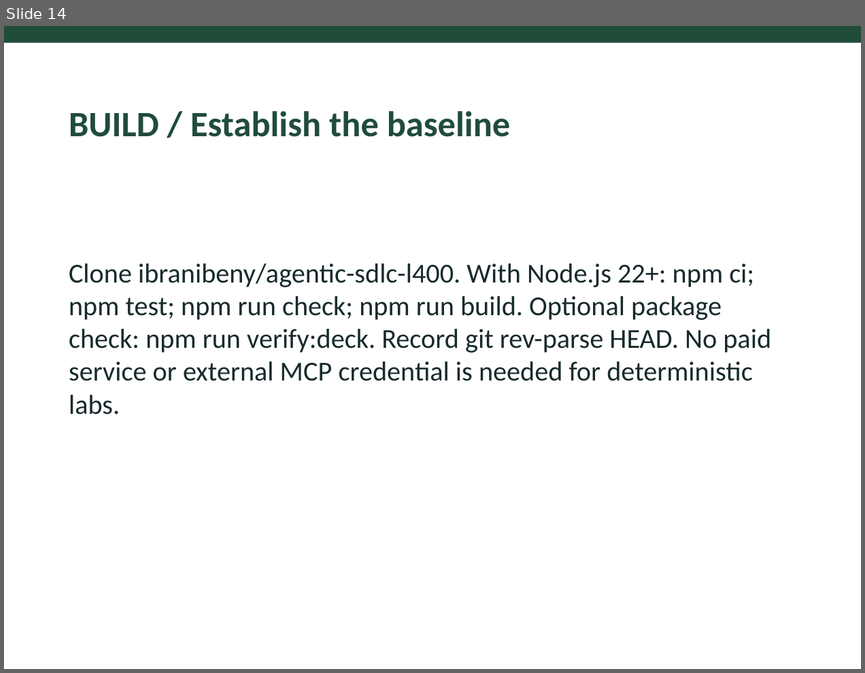
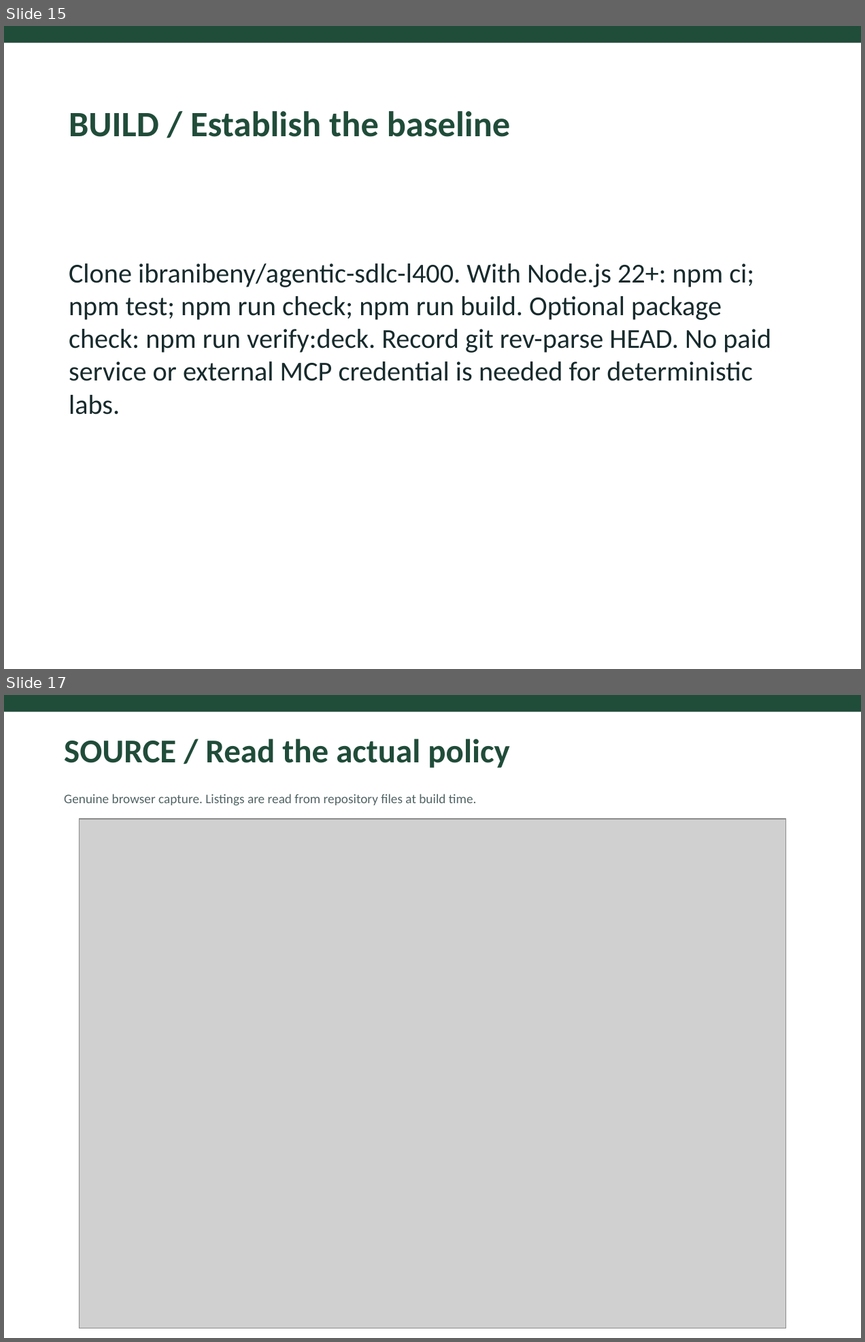
Before and after one commit to ibranibeny/agentic-sdlc-l400, a slide deck: presentations/agentic-sdlc-l400.pptx. Shown one above the other, each under a label of ours: slide 14 before the commit, slides 15 and 17 after it; the slides between them are not shown. The pictures are 865x673 and 865x1342 pixels, drawn with LibreOffice and Linux fonts; fonts in the diff are those of the drawing; grey boxes stand for pictures. Boxes give left, top, right and bottom in pixels: in the first picture for what was removed or moved away, otherwise in the second. Text is boxed around its words. In the diff, an @@ line names an element or a change of style, - is before the commit and + after.

```diff
--- a/presentations/agentic-sdlc-l400.pptx
+++ b/presentations/agentic-sdlc-l400.pptx
@@ slide 17 added at bbox=[4, 695, 861, 1338], background #FFFFFF @@
@@ rectangle added at bbox=[4, 695, 861, 712], fill #204C3A @@
@@ text added at bbox=[64, 739, 509, 768], 28 pt, text #204C3A, bold @@
+SOURCE / Read the actual policy
@@ text added at bbox=[64, 794, 477, 806], 11 pt, text #526364 @@
+Genuine browser capture. Listings are read from repository files at build time.
@@ picture added at bbox=[79, 818, 785, 1327] @@
@@ what was slide 14 is now slide 15 @@
```
Also in this commit, not shown: 7 other slides added, 3 other files.
